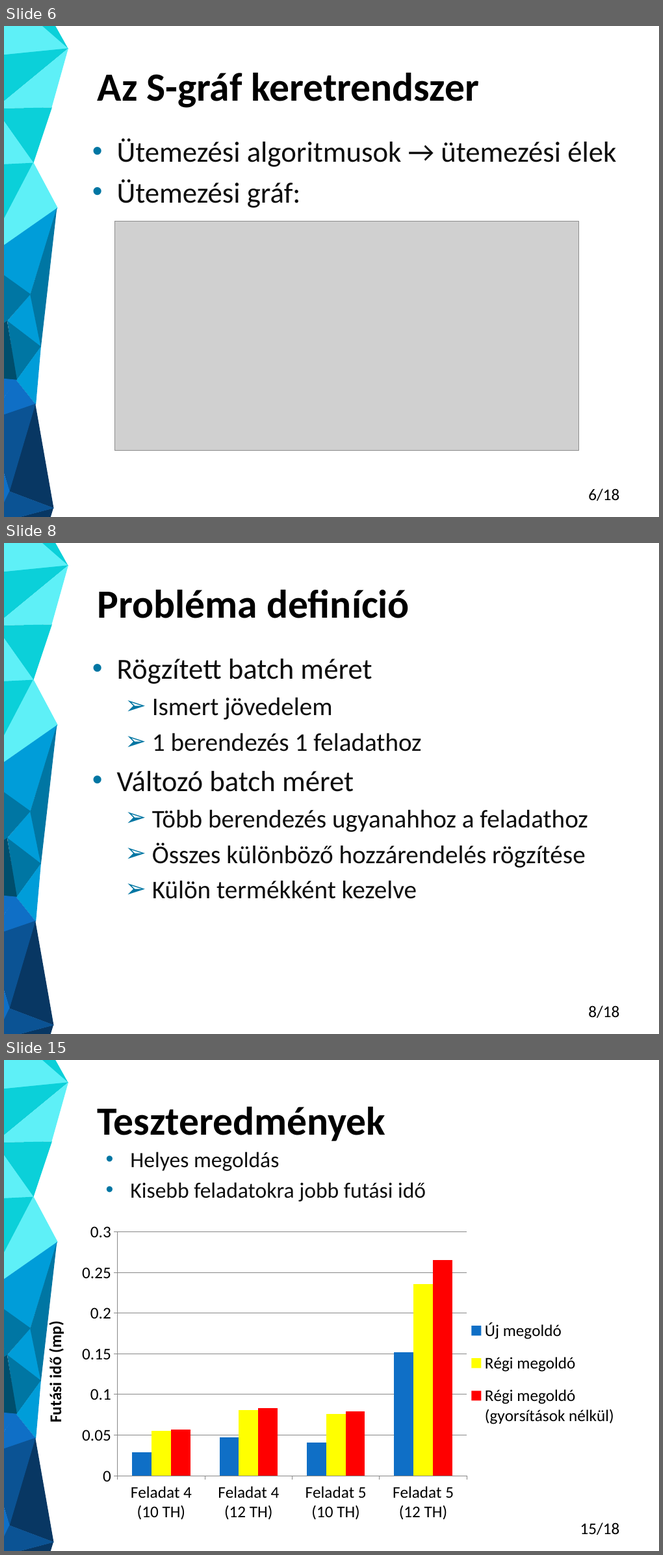
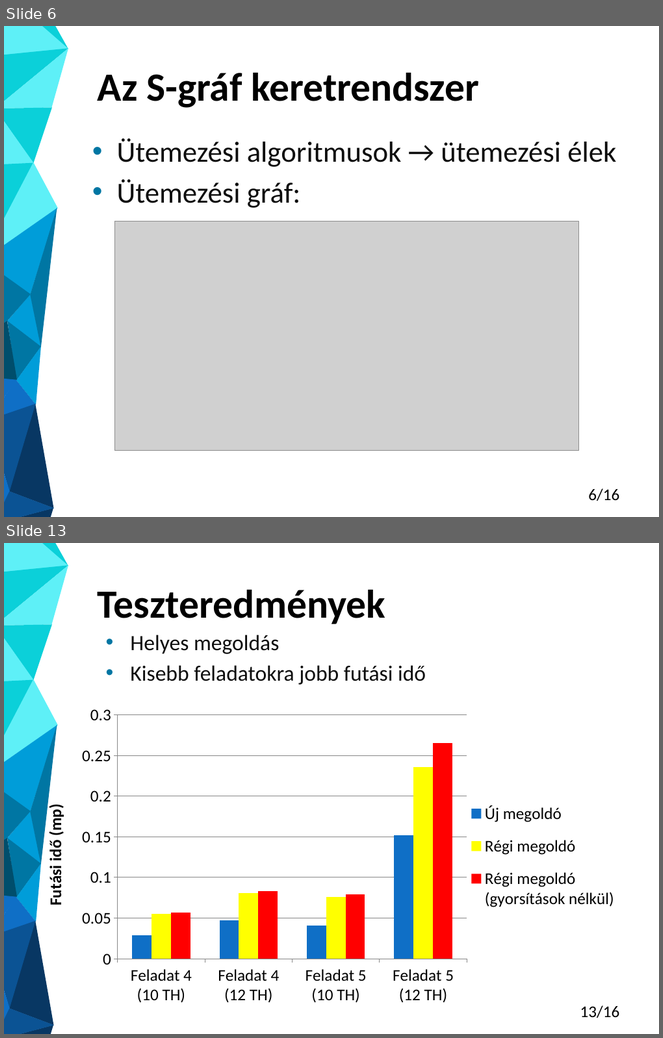
Before and after one commit to Gergo1912/Szakdolgozat, a slide deck: Molnar_Gergo_TDK_eloadas.pptx. Shown one above the other, each under a label of ours: slides 6, 8 and 15 before the commit, slides 6 and 13 after it; the slides between them are not shown. The pictures are 663x1555 and 663x1038 pixels, drawn with LibreOffice and Linux fonts; fonts in the diff are those of the drawing; grey boxes stand for pictures. Boxes give left, top, right and bottom in pixels: in the first picture for what was removed or moved away, otherwise in the second. Text is boxed around its words. In the diff, an @@ line names an element or a change of style, - is before the commit and + after.

```diff
--- a/Molnar_Gergo_TDK_eloadas.pptx
+++ b/Molnar_Gergo_TDK_eloadas.pptx
@@ slide 8 removed at <box>4,543,659,1034</box>, background #FFFFFF @@
@@ title removed at <box>98,589,410,618</box> @@
-Probléma definíció
@@ text removed at <box>117,659,588,899</box> @@
-• Rögzített batch méret
-  ➢ Ismert jövedelem
-  ➢ 1 berendezés 1 feladathoz
-• Változó batch méret
-  ➢ Több berendezés ugyanahhoz a feladathoz
-  ➢ Összes különböző hozzárendelés rögzítése
-  ➢ Külön termékként kezelve
@@ group removed at <box>4,543,68,1034</box>: 25 freeform shapes @@
@@ page number removed at <box>588,1006,620,1018</box> @@
-8/18
@@ page number at <box>588,489,620,501</box>: text changed @@
-6/18
+6/16
@@ what was slide 15 is now slide 13 @@
@@ page number at <box>581,1006,620,1018</box>: text changed @@
-15/18
+13/16
```
Also in this commit, not shown: 9 slides changed, 1 other slide removed, 1 other file.
